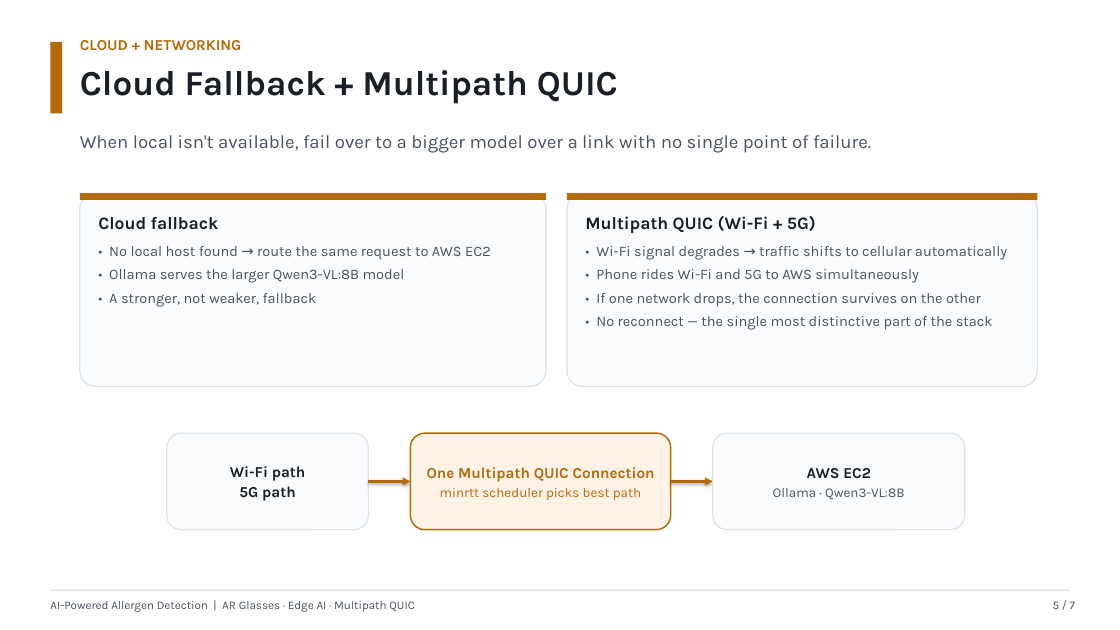
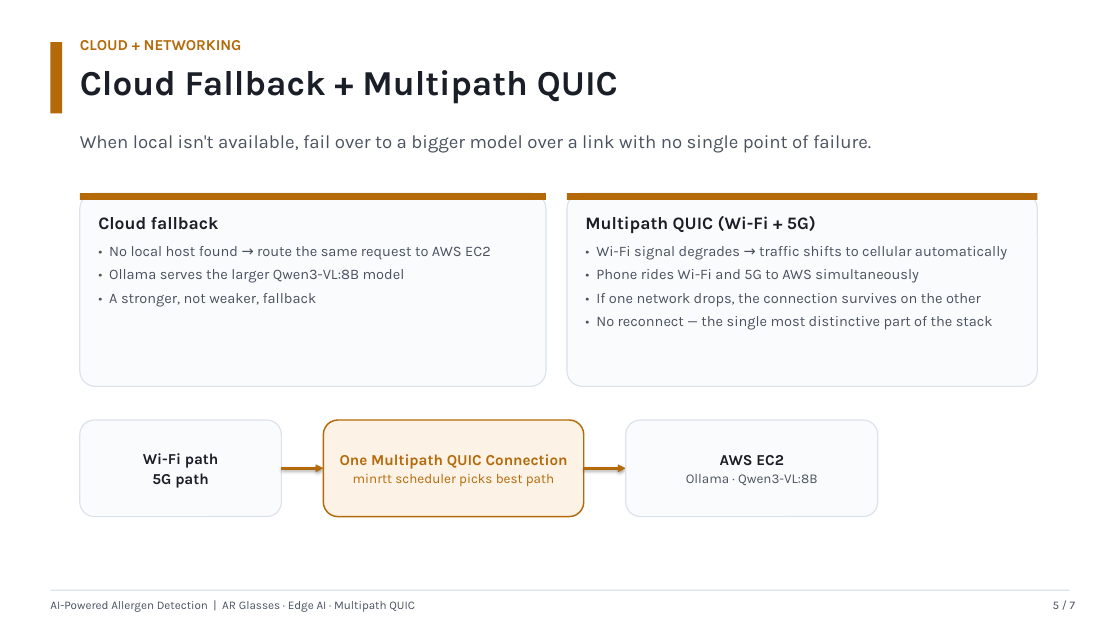
Before and after one commit to nparkgithub/hackathon26, a slide deck: slide 5 of docs/allergen_ar_presentation.pptx. Drawn at 1120x630 pixels with LibreOffice and Linux fonts; fonts in the diff are those of the drawing. Boxes give left, top, right and bottom in pixels: in the first picture for what was removed or moved away, otherwise in the second. Text is boxed around its words. In the diff, an @@ line names an element or a change of style, - is before the commit and + after.

```diff
--- a/docs/allergen_ar_presentation.pptx
+++ b/docs/allergen_ar_presentation.pptx
@@ rounded rectangle "Wi-Fi path": place and size @@
-rounded rectangle "Wi-Fi path" at bbox=[167, 434, 369, 530]
+rounded rectangle "Wi-Fi path" at bbox=[80, 420, 281, 517]
@@ rounded rectangle "One Multipath QUIC Connection": place and size @@
-rounded rectangle "One Multipath QUIC Connection" at bbox=[411, 434, 671, 530]
+rounded rectangle "One Multipath QUIC Connection" at bbox=[323, 420, 584, 517]
@@ rounded rectangle "AWS EC2": place and size @@
-rounded rectangle "AWS EC2" at bbox=[713, 434, 965, 530]
+rounded rectangle "AWS EC2" at bbox=[626, 420, 878, 517]
@@ arrow moved from (369, 481) - (411, 481) to (281, 469) - (323, 469) @@
@@ arrow moved from (671, 481) - (713, 481) to (584, 469) - (626, 469) @@
```
Also in this commit, not shown: 4 other slides changed, 3 other files.
